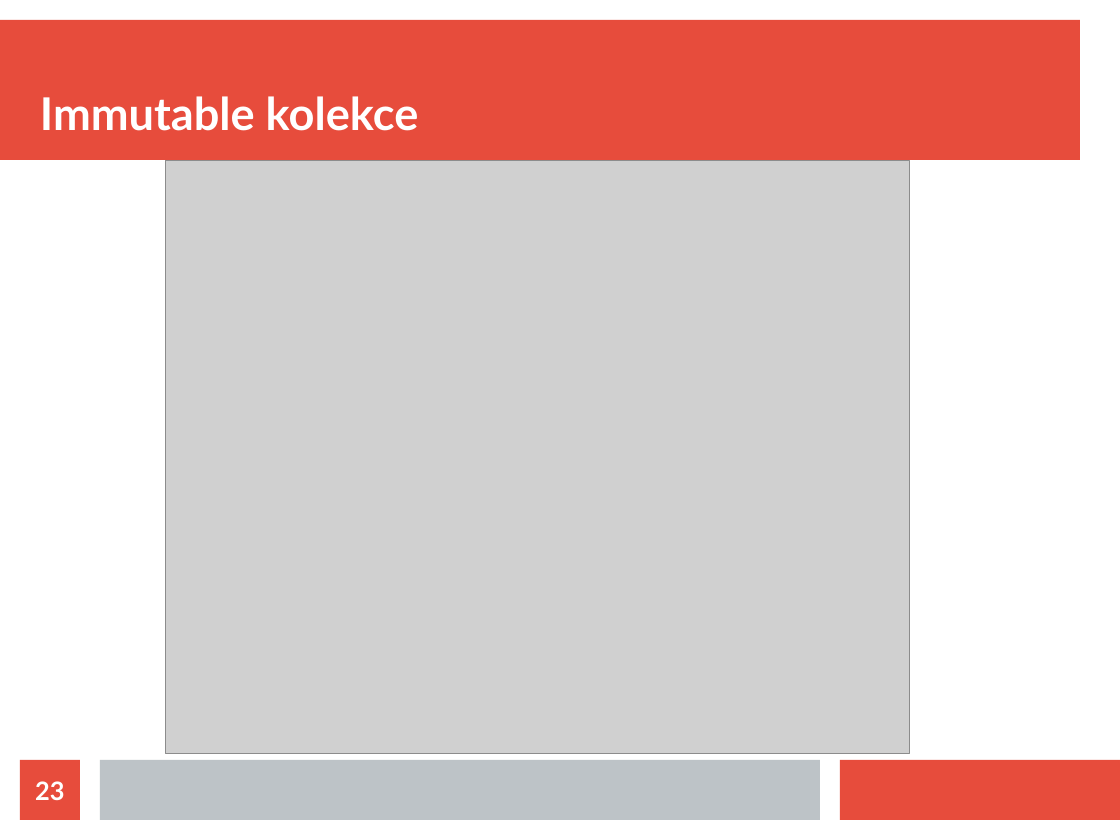
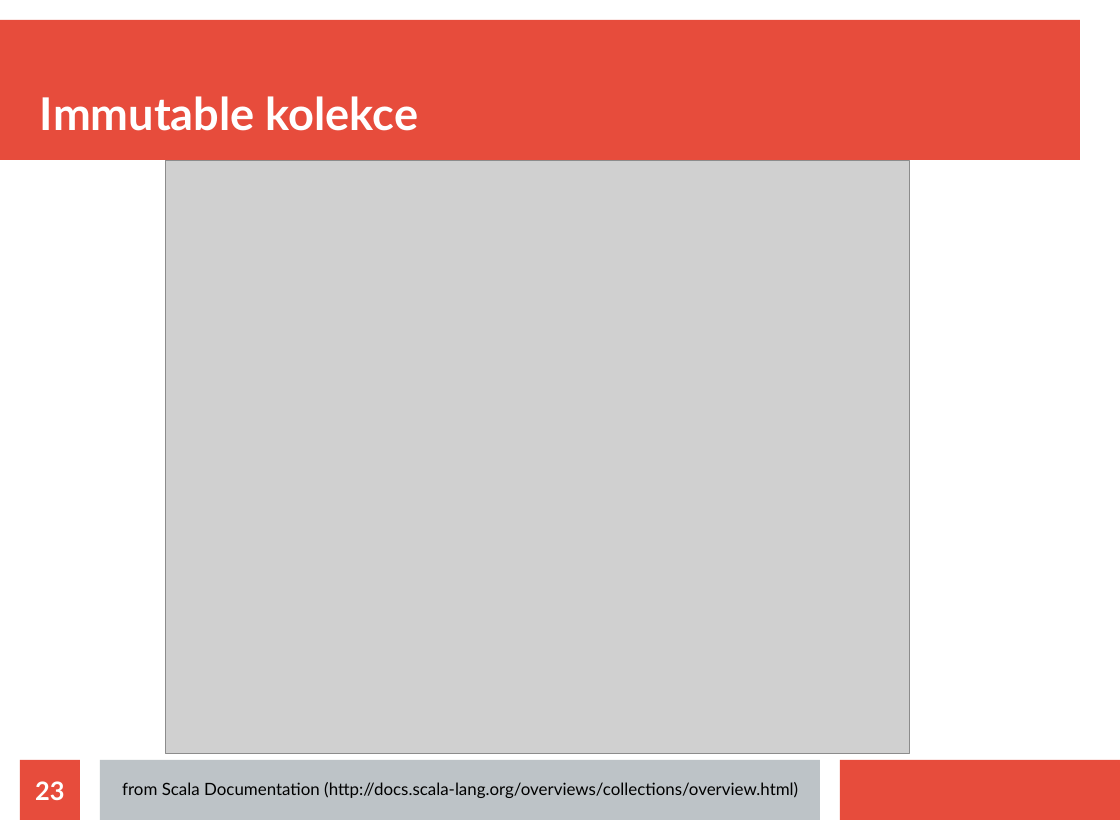
Before and after one commit to michalsenkyr/scala-course, a slide deck: slide 23 of slides.cs.odp. Drawn at 1120x840 pixels with LibreOffice and Linux fonts; fonts in the diff are those of the drawing; grey boxes stand for pictures. Boxes give left, top, right and bottom in pixels: in the first picture for what was removed or moved away, otherwise in the second. Text is boxed around its words. In the diff, an @@ line names an element or a change of style, - is before the commit and + after.

Commit message:
Scala Collections library diagrams attribution

```diff
--- a/slides.cs.odp
+++ b/slides.cs.odp
@@ text added at [122, 782, 798, 798], 12 pt, text #000000 @@
+from Scala Documentation (http://docs.scala-lang.org/overviews/collections/overview.html)
```
Also in this commit, not shown: 4 other slides changed.
